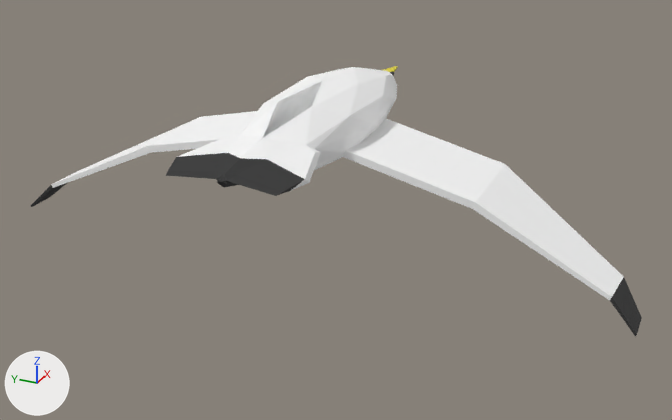
The Blender file Models/seagull.blend: old version first, new version second.
The view is the same before and after, from a camera (50 mm lens) standing at (-12.2, -5.71, 4.59) and looking at (-0.12, -0.27, -1.45). The lights are fixed; the arrows at lower left show +X, +Y and +Z. Both versions are drawn at frame 57 of the action 'CubeAction'; the numbers are the values there.
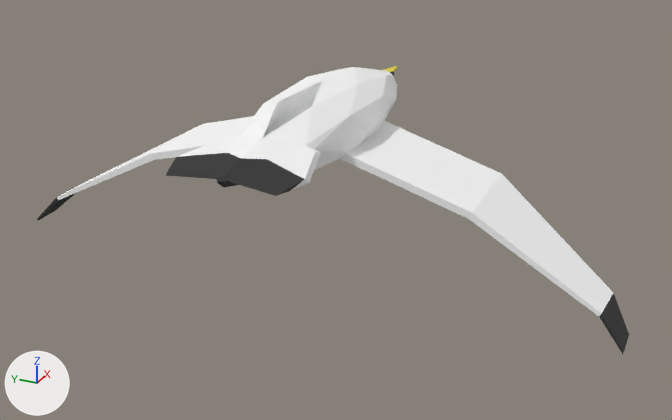
Location of each change, [x1, y1, x2, y2] in pixels of the pictures (672 x 420 px):
'Cube', turned, modifiers changed
    before: [31, 111, 642, 337]
    after: [37, 116, 254, 220]
'Cube.001', added
    after: [340, 121, 629, 354]
    faces in mat_body (white #fcfcfc): [340, 121, 613, 317]
    faces in mat_material (black #313131): [600, 293, 629, 354]

Edits to the bpy script that builds the scene:
```text
Add me_cube_002:
    me_cube_002.from_pydata([(-1.0, -0.18, -1.11), (-1.03, -1.0, 2.55), (-1.0, -0.18, 0.89), (1.0, -0.18, -1.11), (0.97, -1.0, 2.55), (1.0, -0.18, 0.89), (0.97, -1.01, 4.55), (-1.03, -1.01, 4.55), (-0.29, -1.82, -0.97), (-1.21, -1.8, -0.61), (-0.29, -1.82, -2.04), (-0.78, -1.98, -5.16), (-1.39, -1.98, -5.16), (-0.78, -1.98, -5.77), (-1.39, -1.98, -5.77), (-1.21, -1.8, -1.68)], [], [(1, 0, 3, 4), (0, 1, 7, 2), (3, 0, 2, 5), (4, 3, 5, 6), (6, 5, 2, 7), (7, 9, 8, 6), (6, 8, 10, 4), (9, 12, 11, 8), (8, 11, 13, 10), (14, 13, 11, 12), (10, 13, 14, 15), (15, 14, 12, 9), (1, 15, 9, 7), (4, 10, 15, 1)])
    for i in [*range(7, 12)]: me_cube_002.polygons[i].material_index = 1
    me_cube_002.materials.append(mat_body)  # white #fcfcfc
    me_cube_002.materials.append(mat_material)  # black #313131
Change ob_cube:
    ob_cube.rotation_euler: (-0.33, 0.0, 0.0) -> (-0.377, 0.0, 0.0)  # degrees (-19, 0, 0) -> degrees (-22, 0, 0)
    remove _m = ob_cube.modifiers.new('Mirror', 'MIRROR')
    remove _m.use_axis = (False, True, False)
    remove _m.mirror_object = ob_icosphere
Add ob_cube_001:
    ob_cube_001 = bpy.data.objects.new('Cube.001', me_cube_002)
    ob_cube_001.location = (0.0, 0.0, 0.0)
    ob_cube_001.rotation_euler = (0.377, 0.0, 0.0)  # degrees (22, 0, 0)
    ob_cube_001.scale = (0.776, 2.71, 0.0571)
```
